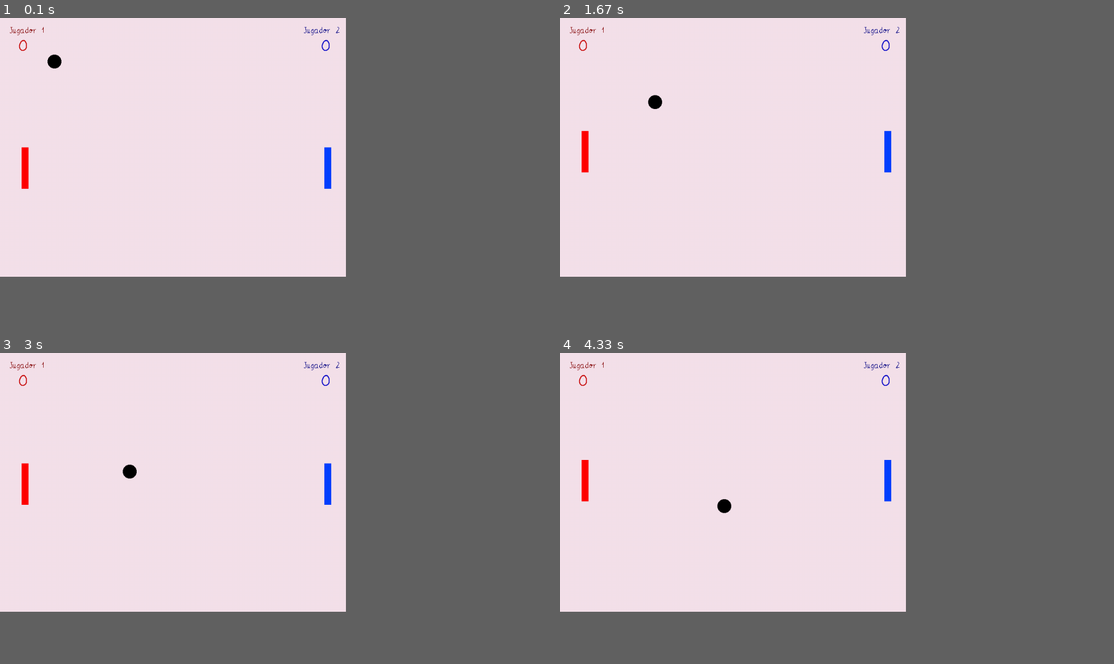
Above: before the commit, frames 1-4 (two rows, left to right).
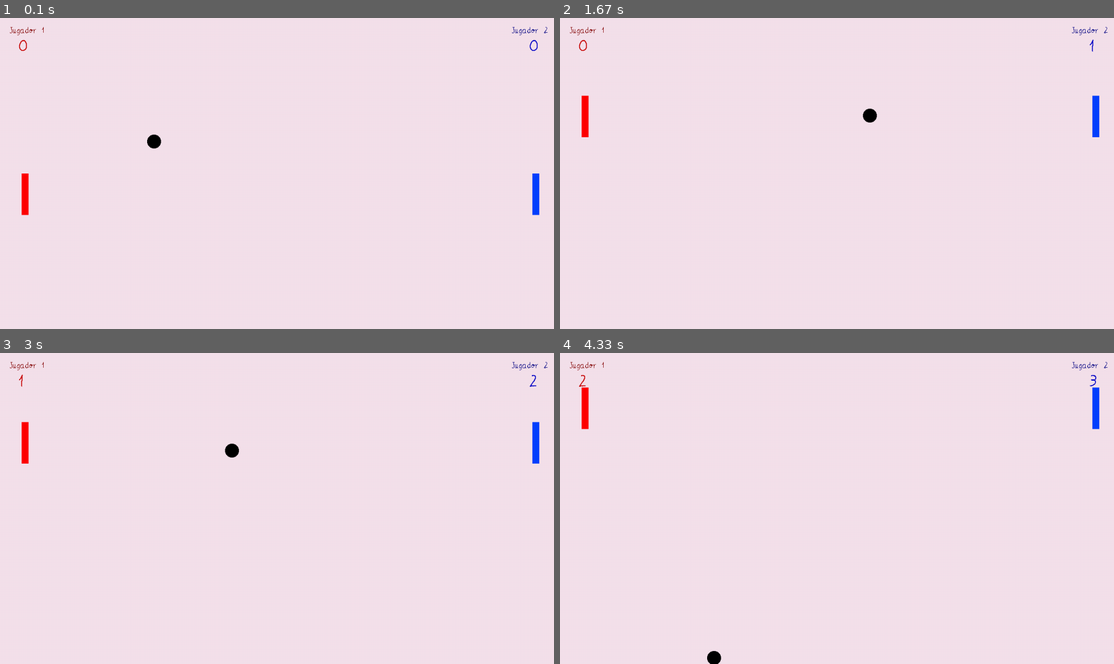
Above: after the commit, the same moments.

Repository: pablonete/pygame-pong
Game: pygame game, started from main.py
Same seed, same stepped clock (60 frames per second), same inputs: the game is played once before the commit and once after it.
Inputs:
- Up to frame 1 (0.1 s): no input
- Up to frame 2 (1.67 s): hold W 0.33-0.8 s; hold Up 0.33-0.8 s; hold Up 0.83-1.3 s; hold W 0.83-1.3 s; hold Down 1.33-1.63 s; hold S 1.33-1.63 s
- Up to frame 3 (3 s): hold Up 1.67-2.03 s; hold W 1.67-2.03 s; hold Down 2.07-2.43 s; hold S 2.07-2.43 s; hold Up 2.47-2.77 s; hold W 2.47-2.77 s; hold Down from 2.8 s (still down); hold S from 2.8 s (still down)
- Up to frame 4 (4.33 s): release Down at 3.1 s; release S at 3.1 s; hold Up 3.13-3.5 s; hold W 3.13-3.5 s; hold Down 3.53-3.9 s; hold S 3.53-3.9 s; hold Up 3.93-4.23 s; hold W 3.93-4.23 s; hold Down from 4.27 s (still down); hold S from 4.27 s (still down)
In our replay, the window is 562x421 before the commit and 900x506 after it. These sizes can differ from the game's own. Grey fills any space a smaller window leaves; there, only what the larger window draws over its background counts as a difference.

The runs differ from the first frame. In frame 1, 1.0% of the frame differs, in the area x 3-99%, y 2-64%; in frame 2, 1.0%; in frame 3, 1.1%; in frame 4, 1.1%, in the area x 3-99%, y 2-100%.

Commit message:
Fix for desktop (ad-hoc)

Diff:
--- a/main.py
+++ b/main.py
@@ -3,7 +3,7 @@
 pygame.init()
 
 size = 800, 600
-ventana = pygame.display.set_mode(size)
+ventana = pygame.display.set_mode((0, 0), pygame.FULLSCREEN)
 pygame.display.set_caption("Pong")
 ancho, alto = pygame.display.get_surface().get_size()
 
@@ -26,17 +26,24 @@
 tipoletrapuntos = pygame.font.Font("mifuente.ttf", 40)
 puntos = [0, 0]
 
-velocidad = [1, 1]
+delta_pelota = 30
+delta_jugador = 10
+velocidad = [delta_pelota, delta_pelota]
 
 run = True
 while run:
-  pelotaXY = pelotaXY.move(velocidad)
-
   fondo = fondobase
 
   for evento in pygame.event.get():
     if evento.type == pygame.QUIT:
       run = False
+
+  keys = pygame.key.get_pressed();
+
+  if keys[pygame.K_ESCAPE]:
+    run = False
+
+  pelotaXY = pelotaXY.move(velocidad)
 
   if pelotaXY.left < 0:
      velocidad[0] = -velocidad[0]
@@ -50,23 +57,24 @@
   if pelotaXY.top < 0 or pelotaXY.bottom > alto:
     velocidad[1] = -velocidad[1]
 
-  keys = pygame.key.get_pressed();
   if keys[pygame.K_w]:
     if (jugador1XY[1] > 0):
-      jugador1XY = jugador1XY.move(0, -1)
+      jugador1XY = jugador1XY.move(0, -delta_jugador)
   if keys[pygame.K_s]:
     if (jugador1XY[1] < alto - 100):
-      jugador1XY = jugador1XY.move(0, 1)
+      jugador1XY = jugador1XY.move(0, delta_jugador)
 
   if keys[pygame.K_UP]:
     if (jugador2XY[1] > 0):
-      jugador2XY = jugador2XY.move(0, -1)
+      jugador2XY = jugador2XY.move(0, -delta_jugador)
   if keys[pygame.K_DOWN]:
     if (jugador2XY[1] < alto - 100):
-      jugador2XY = jugador2XY.move(0, 1)
+      jugador2XY = jugador2XY.move(0, delta_jugador)
 
-  if jugador1XY.colliderect(pelotaXY) or jugador2XY.colliderect(pelotaXY):
-    velocidad[0] = -velocidad[0]
+  if jugador1XY.colliderect(pelotaXY):
+    velocidad[0] = delta_pelota
+  if jugador2XY.colliderect(pelotaXY):
+    velocidad[0] = -delta_pelota
 
   ventana.fill(fondo)
   ventana.blit(tipoletra.render("Jugador 1", 0, (130, 0, 0)), (20, 20))
@@ -77,6 +85,7 @@
   ventana.blit(jugador1, jugador1XY)
   ventana.blit(jugador2, jugador2XY)
   pygame.display.update()
-  #pygame.display.flip()
+  pygame.display.flip()
+  pygame.time.Clock().tick(60)
 
 pygame.quit()
